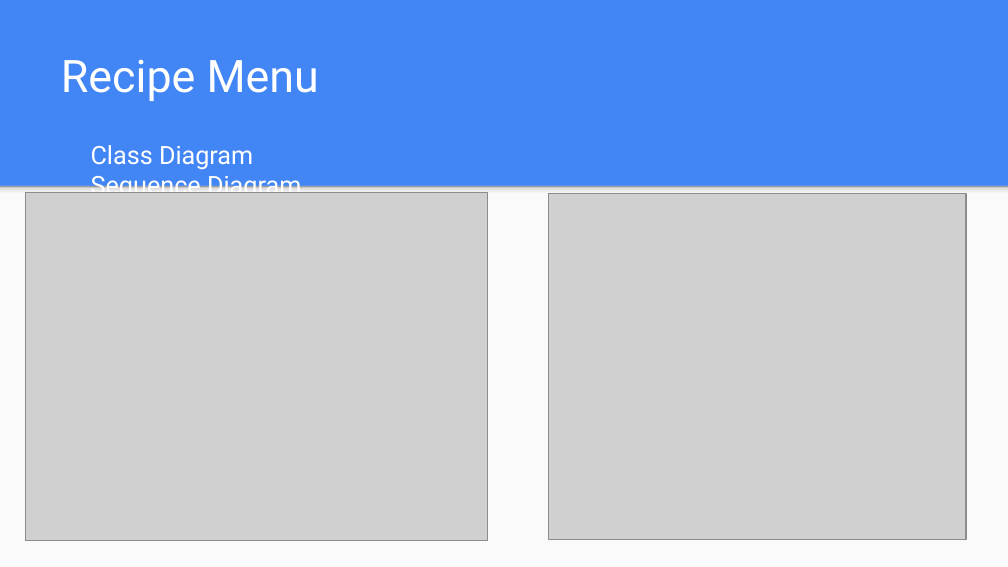
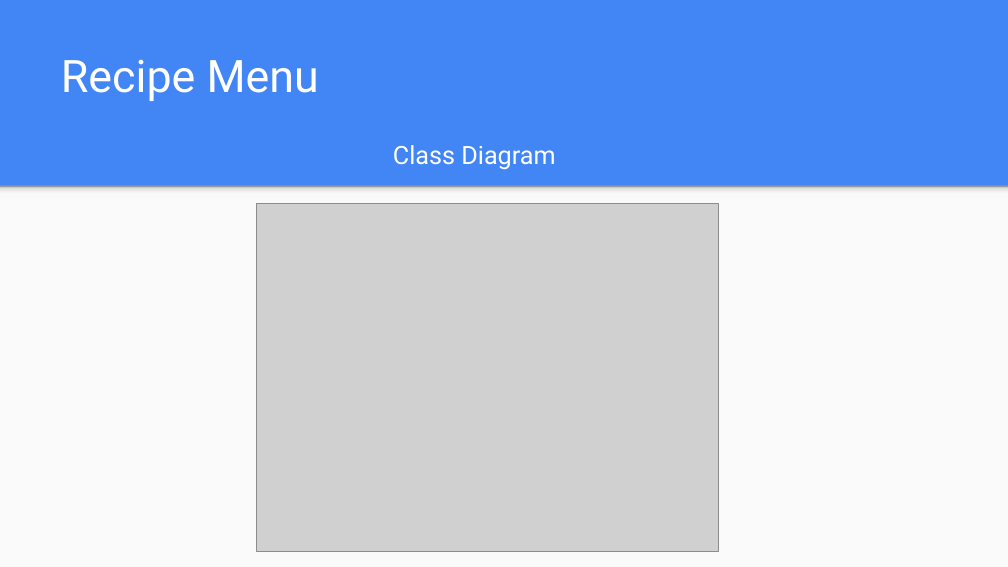
Before and after one commit to aLotofAdam/Edesia, a slide deck: slide 8 of presentation/Progress Report 2.pptx. Drawn at 1008x567 pixels with LibreOffice and Linux fonts; fonts in the diff are those of the drawing; grey boxes stand for pictures. Boxes give left, top, right and bottom in pixels: in the first picture for what was removed or moved away, otherwise in the second. Text is boxed around its words. In the diff, an @@ line names an element or a change of style, - is before the commit and + after.

```diff
--- a/presentation/Progress Report 2.pptx
+++ b/presentation/Progress Report 2.pptx
@@ text at (393,145,555,170): text changed @@
-Class Diagram Sequence Diagram
+Class Diagram
@@ picture: place and size @@
-picture at (25,193,487,540)
+picture at (256,204,718,551)
@@ picture removed at (548,194,967,539) @@
```
Also in this commit, not shown: 5 other slides changed, 2 slides added, 1 other file.
